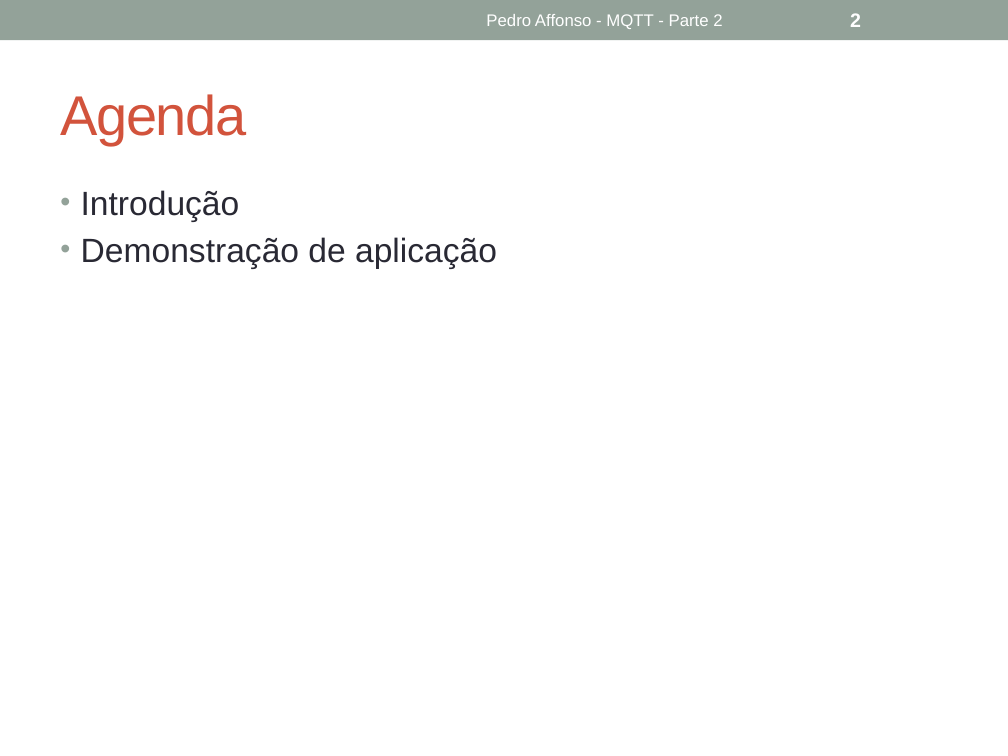
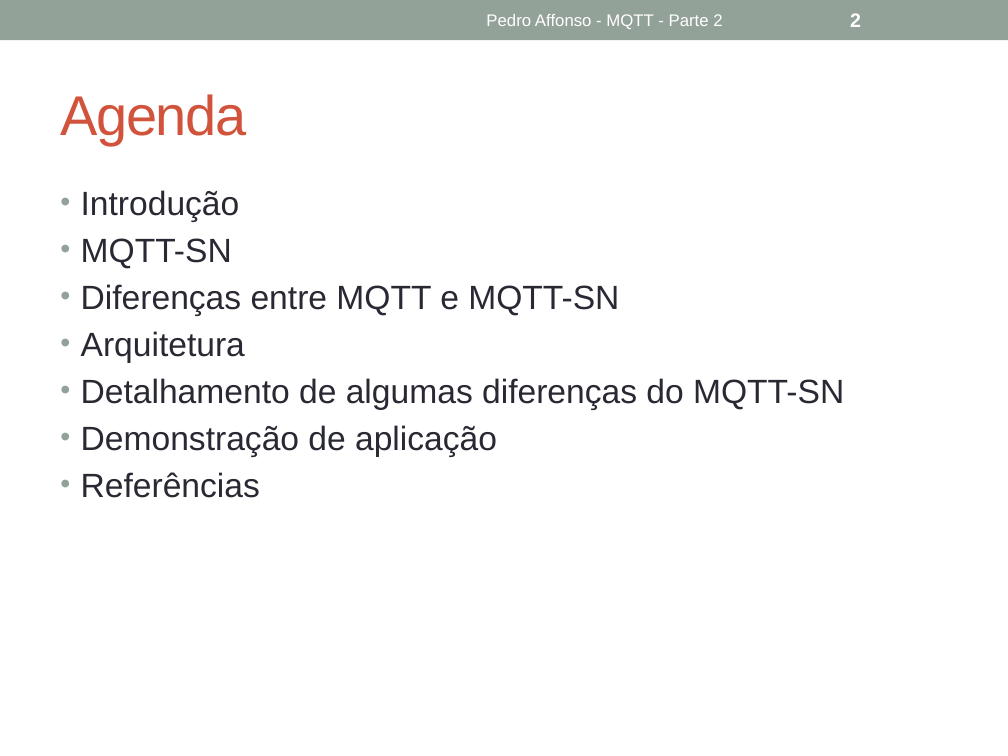
Before and after one commit to phaffonso/mo809-pedro, a slide deck: slide 2 of MQTT – Parte 2.pptx. Drawn at 1008x756 pixels with LibreOffice and Linux fonts; fonts in the diff are those of the drawing. Boxes give left, top, right and bottom in pixels: in the first picture for what was removed or moved away, otherwise in the second. Text is boxed around its words. In the diff, an @@ line names an element or a change of style, - is before the commit and + after.

```diff
--- a/MQTT – Parte 2.pptx
+++ b/MQTT – Parte 2.pptx
@@ text at bbox=[81, 238, 844, 410]: paragraphs added @@
+• MQTT-SN
+• Diferenças entre MQTT e MQTT-SN
+• Arquitetura
+• Detalhamento de algumas diferenças do MQTT-SN
@@ text at bbox=[81, 472, 260, 498]: paragraph added @@
+• Referências
```
Also in this commit, not shown: 3 other slides changed, 2 slides added, 6 other files.
